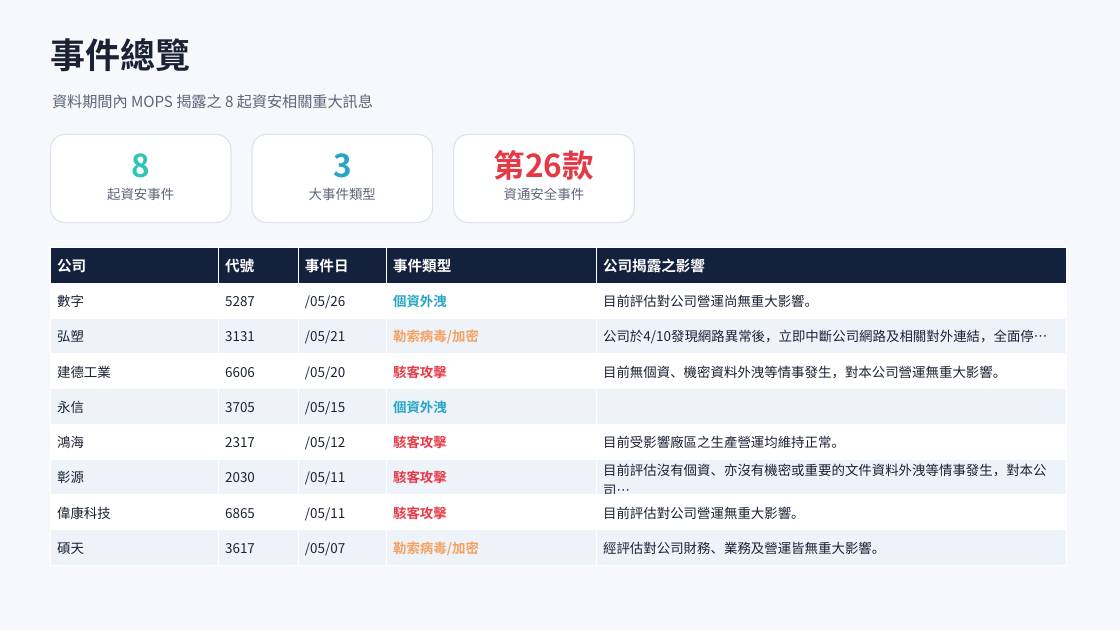
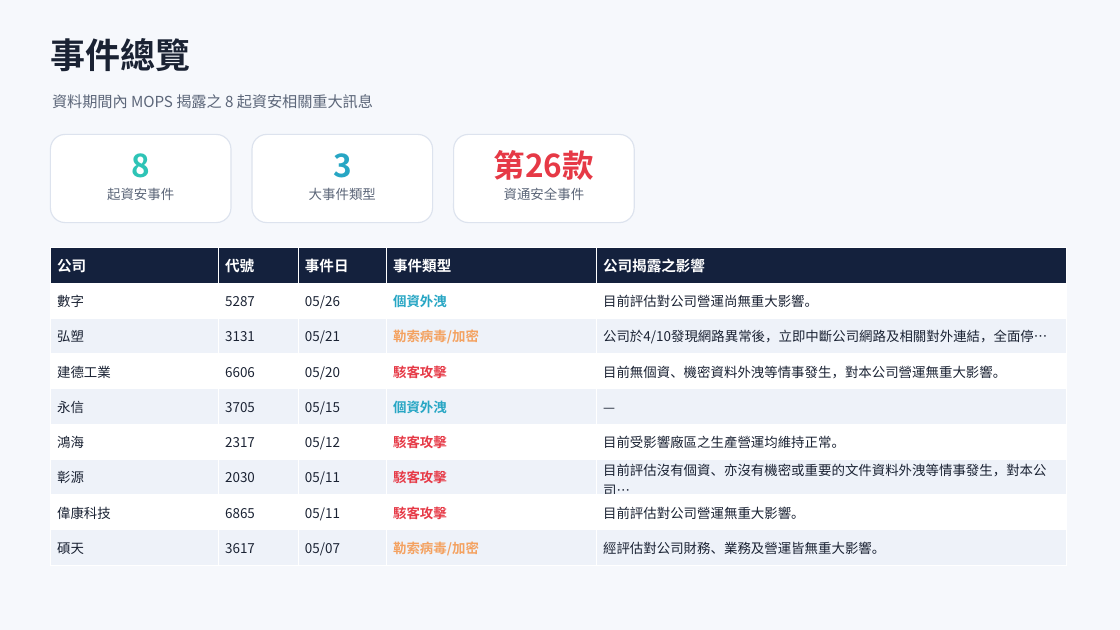
Before and after one commit to Johnnylin77/mops-isec-monitor, a slide deck: slide 2 of 資安事件因應分析.pptx. Drawn at 1120x630 pixels with LibreOffice and Linux fonts; fonts in the diff are those of the drawing. Boxes give left, top, right and bottom in pixels: in the first picture for what was removed or moved away, otherwise in the second. Text is boxed around its words. In the diff, an @@ line names an element or a change of style, - is before the commit and + after.

```diff
--- a/資安事件因應分析.pptx
+++ b/資安事件因應分析.pptx
@@ table at bbox=[50, 248, 1067, 565] @@
-row 2, column 3: /05/26
+row 2, column 3: 05/26
-row 3, column 3: /05/21
+row 3, column 3: 05/21
-row 4, column 3: /05/20
+row 4, column 3: 05/20
-row 5, column 3: /05/15
+row 5, column 3: 05/15
-row 5, column 5: 
+row 5, column 5: —
-row 6, column 3: /05/12
+row 6, column 3: 05/12
-row 7, column 3: /05/11
+row 7, column 3: 05/11
-row 8, column 3: /05/11
+row 8, column 3: 05/11
-row 9, column 3: /05/07
+row 9, column 3: 05/07
```
Also in this commit, not shown: 1 other file.
